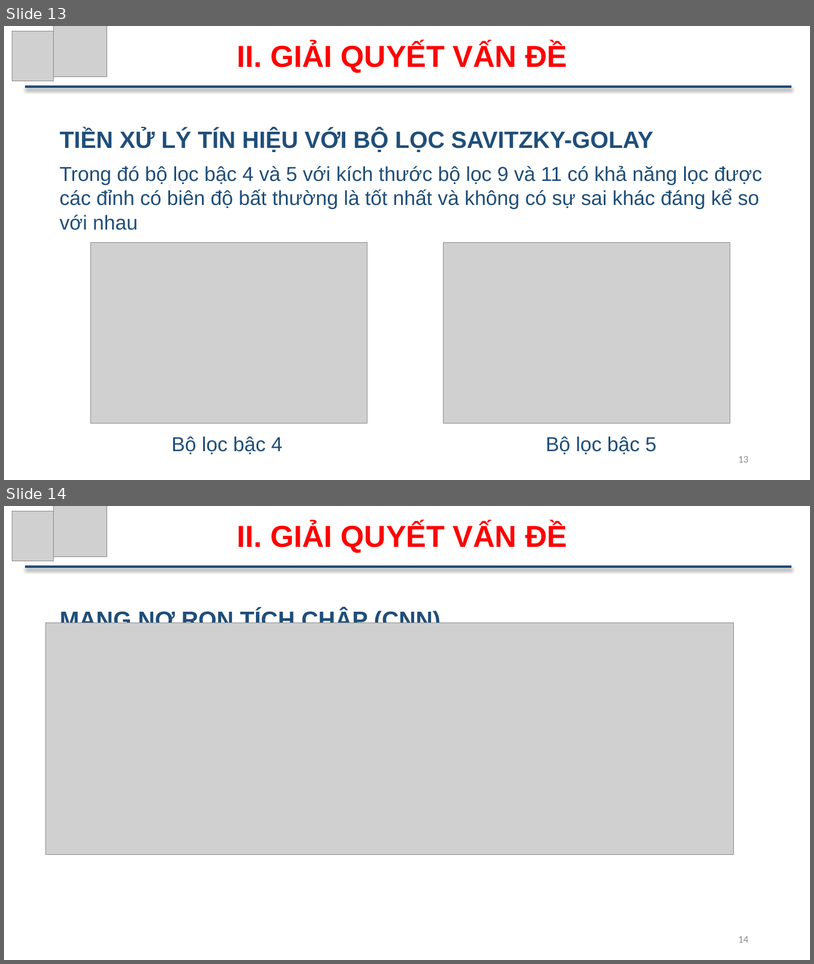
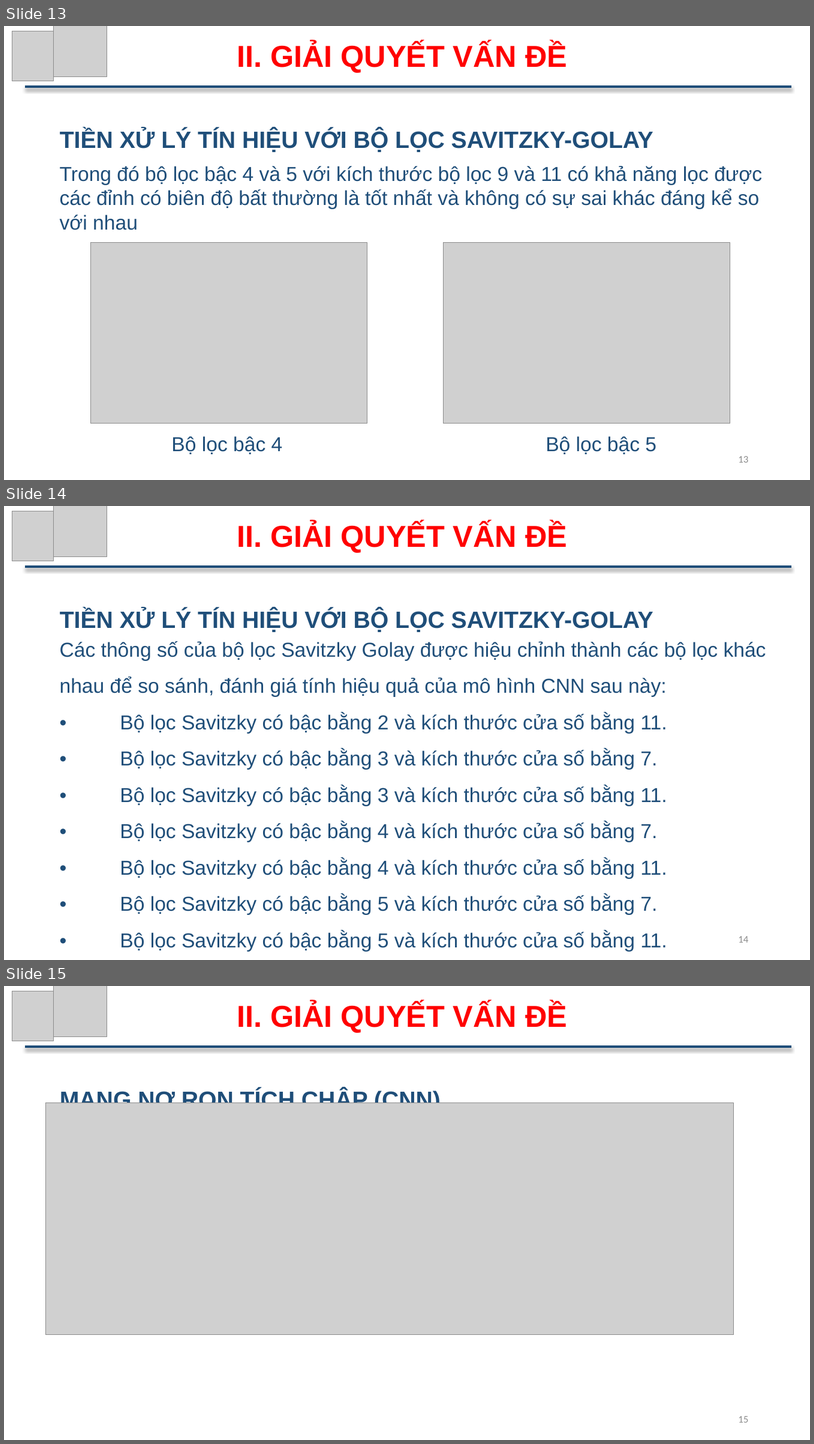
Before and after one commit to ThuTrongNguyen/Thesis, a slide deck: SlideBaoCao.pptx. Shown one above the other, each under a label of ours: slides 13 and 14 before the commit, slides 13, 14 and 15 after it. The pictures are 814x964 and 814x1444 pixels, drawn with LibreOffice and Linux fonts; fonts in the diff are those of the drawing; grey boxes stand for pictures. Boxes give left, top, right and bottom in pixels: in the first picture for what was removed or moved away, otherwise in the second. Text is boxed around its words. In the diff, an @@ line names an element or a change of style, - is before the commit and + after.

```diff
--- a/SlideBaoCao.pptx
+++ b/SlideBaoCao.pptx
@@ slide 14 added at box(4, 506, 810, 960), background #FFFFFF @@
@@ picture added at box(12, 511, 54, 561) @@
@@ picture added at box(54, 506, 107, 557) @@
@@ text added at box(237, 523, 567, 553), 36 pt, text #FF0000, bold @@
+II. GIẢI QUYẾT VẤN ĐỀ
@@ line added from (25, 567) to (792, 567), #1F4E79 3 pt @@
@@ text added at box(60, 609, 654, 632), 28 pt, text #1F4E79, bold @@
+TIỀN XỬ LÝ TÍN HIỆU VỚI BỘ LỌC SAVITZKY-GOLAY
@@ text added at box(60, 641, 767, 951), 24 pt, text #1F4E79 @@
+Các thông số của bộ lọc Savitzky Golay được hiệu chỉnh thành các bộ lọc khác nhau để so sánh, đánh giá tính hiệu quả của mô hình CNN sau này:
+• Bộ lọc Savitzky có bậc bằng 2 và kích thước cửa số bằng 11.
+• Bộ lọc Savitzky có bậc bằng 3 và kích thước cửa số bằng 7.
+• Bộ lọc Savitzky có bậc bằng 3 và kích thước cửa số bằng 11.
+• Bộ lọc Savitzky có bậc bằng 4 và kích thước cửa số bằng 7.
+• Bộ lọc Savitzky có bậc bằng 4 và kích thước cửa số bằng 11.
+• Bộ lọc Savitzky có bậc bằng 5 và kích thước cửa số bằng 7.
+• Bộ lọc Savitzky có bậc bằng 5 và kích thước cửa số bằng 11.
@@ page number added at box(738, 936, 749, 942), 12 pt, text #8C8C8C @@
+14
@@ what was slide 14 is now slide 15 @@
@@ page number at box(738, 1416, 749, 1422): text changed @@
-14
+15
```
Also in this commit, not shown: 3 slides changed, 3 other slides added, 1 other file.
